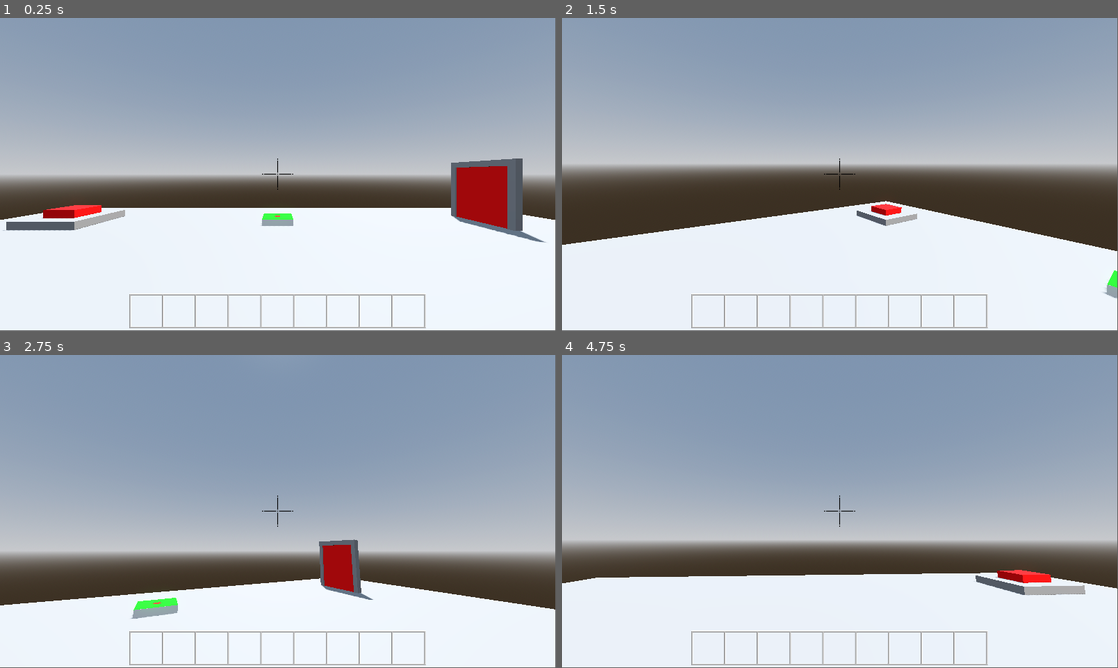
Above: before the commit, frames 1-4 (two rows, left to right).
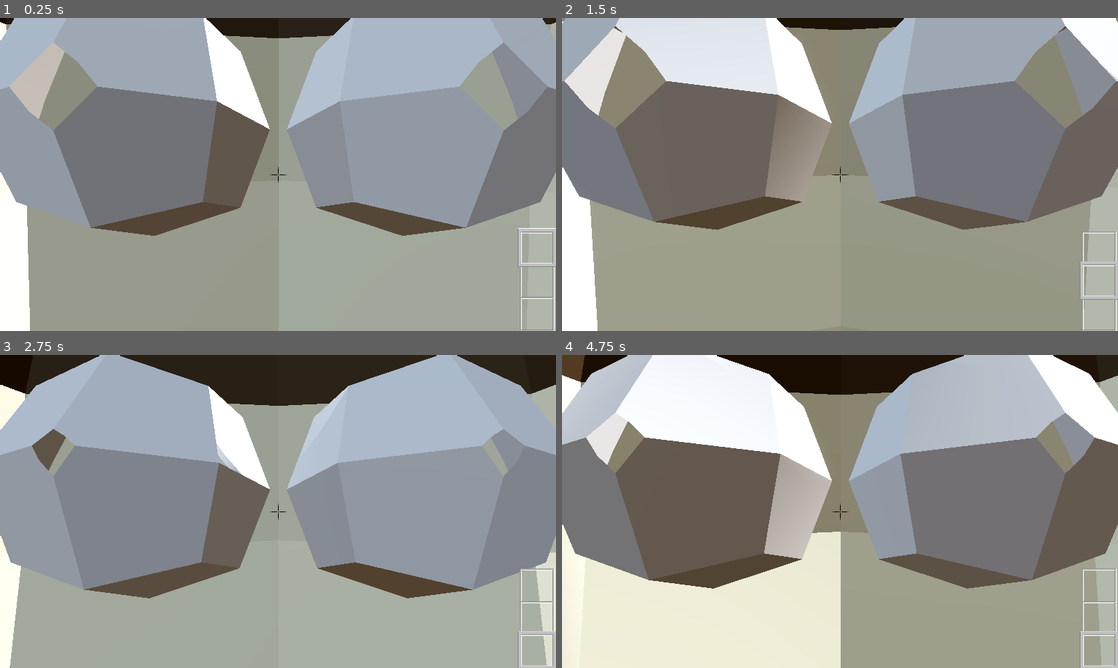
Above: after the commit, the same moments.

Repository: Stevenso2/Karson
Game: Godot game, scene res://assets/World.tscn
Same seed, same stepped clock (60 frames per second), same inputs: the game is played once before the commit and once after it.
Inputs (mouse positions are in pixels of both pictures, inside the frame that each line leads up to):
- Up to frame 1 (0.25 s): no input
- Up to frame 2 (1.5 s): tap Enter (Enter, bound only after the commit) at 0.5 s; move the mouse to (867, 171) at 0.52 s; tap 1 (1) at 0.6 s; tap 2 (2) at 0.8, 1.35 s; tap Space (U) at 1.25 s; move the mouse to (812, 174) at 1.27 s
- Up to frame 3 (2.75 s): tap 3 (3) at 1.55, 2.1 s; move the mouse to (289, 505) at 2.02 s; tap 4 (4) at 2.3 s
- Up to frame 4 (4.75 s): tap Enter (Enter, bound only after the commit) at 2.75 s; move the mouse to (834, 514) at 2.77 s; tap 4 (4) at 2.85 s; tap 5 (5) at 3.05, 3.6 s; tap Space (U) at 3.5 s; move the mouse to (878, 514) at 3.52 s; tap 6 (6) at 3.8, 4.35 s; move the mouse to (795, 508) at 4.27 s; tap 7 (7) at 4.55 s
In our replay, the window is 799x449 before the commit and 800x450 after it. These sizes can differ from the game's own. Grey fills any space a smaller window leaves; there, only what the larger window draws over its background counts as a difference.

The runs differ from the first frame. In frame 1, 88% of the frame differs, in the area x 0-100%, y 0-100%; in frame 2, 90%; in frame 3, 90%; in frame 4, 95%.

Commit message:
fixed a problem with pull request having old files
- manualy added files from Main branch
- manualy changed some files to megre both sides

Diff:
--- a/assets/World.tscn
+++ b/assets/World.tscn
@@ -18,10 +18,8 @@
 tonemap_mode = 2
 glow_enabled = true
 
-[sub_resource type="QuadMesh" id="QuadMesh_xgn34"]
-size = Vector2(20, 20)
-subdivide_width = 21
-subdivide_depth = 21
+[sub_resource type="BoxMesh" id="BoxMesh_c4wb8"]
+size = Vector3(30, 30, 1)
 
 [sub_resource type="HeightMapShape3D" id="HeightMapShape3D_p3buv"]
 map_width = 21
@@ -42,11 +40,12 @@
 [node name="Terrain" type="StaticBody3D" parent="."]
 
 [node name="MeshInstance3D" type="MeshInstance3D" parent="Terrain"]
-transform = Transform3D(1, 0, 0, 0, -4.37114e-08, 1, 0, -1, -4.37114e-08, 0, 0, 0)
-mesh = SubResource("QuadMesh_xgn34")
+transform = Transform3D(1, 0, 0, 0, -4.37114e-08, 1, 0, -1, -4.37114e-08, 0, -0.5, 0)
+mesh = SubResource("BoxMesh_c4wb8")
 skeleton = NodePath("../..")
 
 [node name="CollisionShape3D" type="CollisionShape3D" parent="Terrain"]
+transform = Transform3D(1.5, 0, 0, 0, 1.5, 0, 0, 0, 1.5, 0, 0, 0)
 shape = SubResource("HeightMapShape3D_p3buv")
 
 [node name="Button" parent="." instance=ExtResource("2_j6cc0")]
--- a/assets/hud.tscn
+++ b/assets/hud.tscn
@@ -1,9 +1,16 @@
-[gd_scene load_steps=5 format=3 uid="uid://d0nli7fikwkrr"]
+[gd_scene load_steps=7 format=3 uid="uid://d0nli7fikwkrr"]
 
-[ext_resource type="Script" path="res://scrips/hud.gd" id="1_10lh8"]
+[ext_resource type="Script" uid="uid://dyo7bvj7puxoq" path="res://scrips/hud.gd" id="1_10lh8"]
 [ext_resource type="Texture2D" uid="uid://cmaqtule8dspn" path="res://assets/Hotbar.png" id="1_pmtsm"]
 [ext_resource type="Texture2D" uid="uid://coqocwhnl554b" path="res://assets/selector.png" id="6_vpngi"]
 [ext_resource type="Texture2D" uid="uid://budepvfqr6ayb" path="res://assets/crosshair.png" id="8_q53yv"]
+
+[sub_resource type="InputEventKey" id="InputEventKey_18kdl"]
+device = -1
+keycode = 4194309
+
+[sub_resource type="Shortcut" id="Shortcut_cwq6o"]
+events = [SubResource("InputEventKey_18kdl")]
 
 [node name="Hud" type="Control"]
 layout_mode = 3
@@ -15,15 +22,19 @@
 script = ExtResource("1_10lh8")
 
 [node name="Hotbar" type="Sprite2D" parent="."]
-position = Vector2(576, 608)
+position = Vector2(1113, 545)
+rotation = 1.5708
 texture = ExtResource("1_pmtsm")
 
 [node name="Selector" type="Sprite2D" parent="."]
-position = Vector2(304, 608)
+position = Vector2(1113, 479)
 texture = ExtResource("6_vpngi")
 
 [node name="Crosshair" type="Sprite2D" parent="."]
+texture_filter = 1
+texture_repeat = 1
 position = Vector2(576, 324)
+scale = Vector2(0.5, 0.5)
 texture = ExtResource("8_q53yv")
 
 [node name="Menu" type="Sprite2D" parent="."]
@@ -42,5 +53,6 @@
 grow_vertical = 2
 scale = Vector2(2.74, 2.74)
 pivot_offset = Vector2(90.95, 15.5)
+shortcut = SubResource("Shortcut_cwq6o")
 text = "QUIT"
 clip_text = true
--- a/assets/player.tscn
+++ b/assets/player.tscn
@@ -1,16 +1,14 @@
 [gd_scene load_steps=5 format=3 uid="uid://4r8al3ot2h5v"]
 
-[ext_resource type="Script" path="res://scrips/player.gd" id="1_enlmb"]
+[ext_resource type="Script" uid="uid://bkgl375chs7hs" path="res://scrips/player.gd" id="1_enlmb"]
 [ext_resource type="PackedScene" uid="uid://d0nli7fikwkrr" path="res://assets/hud.tscn" id="2_2tde0"]
+[ext_resource type="PackedScene" uid="uid://iky2s84x7o3w" path="res://Models/Karlson Himself.gltf" id="2_insbl"]
 
 [sub_resource type="CapsuleShape3D" id="CapsuleShape3D_irju7"]
 radius = 0.3
 height = 1.8
 
-[sub_resource type="BoxMesh" id="BoxMesh_njv0q"]
-size = Vector3(0.6, 1.8, 0.6)
-
-[node name="Player" type="CharacterBody3D" groups=["PObj"]]
+[node name="Player" type="CharacterBody3D"]
 disable_mode = 1
 collision_layer = 3
 collision_mask = 3
@@ -18,16 +16,15 @@
 axis_lock_angular_z = true
 script = ExtResource("1_enlmb")
 
+[node name="Player_Body" parent="." instance=ExtResource("2_insbl")]
+transform = Transform3D(-0.28, 0, 2.44784e-08, 0, 0.28, 0, -2.44784e-08, 0, -0.28, 0, 0.1, 0)
+
 [node name="CollisionShape3D" type="CollisionShape3D" parent="."]
 transform = Transform3D(1, 0, 0, 0, 1, 0, 0, 0, 1, 0, 0.9, 0)
 shape = SubResource("CapsuleShape3D_irju7")
 
-[node name="MeshInstance3D" type="MeshInstance3D" parent="."]
-transform = Transform3D(1, 0, 0, 0, 1, 0, 0, 0, 1, 0, 0.9, 0)
-mesh = SubResource("BoxMesh_njv0q")
-
 [node name="Camera3D" type="Camera3D" parent="."]
-transform = Transform3D(1, 0, 0, 0, 1, 0, 0, 0, 1, 0, 1.65, 0)
+transform = Transform3D(1, 0, 0, 0, 1, 0, 0, 0, 1, 0, 1.6804, -0.16235)
 current = true
 
 [node name="Hud" parent="Camera3D" instance=ExtResource("2_2tde0")]
--- a/project.godot
+++ b/project.godot
@@ -12,12 +12,18 @@
 
 config/name="Noslrak"
 run/main_scene="res://assets/World.tscn"
-config/features=PackedStringArray("4.3", "Forward Plus")
+config/features=PackedStringArray("4.4", "Forward Plus")
 config/icon="res://icon.svg"
+config/snap_controls_to_pixels=true
+config/default_font_multichannel_signed_distance_field=false
 
 [autoload]
 
 global="*res://scrips/global.gd"
+
+[display]
+
+window/stretch/mode="viewport"
 
 [global_group]
 
@@ -114,6 +120,11 @@
 "events": [Object(InputEventKey,"resource_local_to_scene":false,"resource_name":"","device":-1,"window_id":0,"alt_press …(191 unchanged characters)…
 ]
 }
+Enter={
+"deadzone": 0.5,
+"events": [Object(InputEventKey,"resource_local_to_scene":false,"resource_name":"","device":-1,"window_id":0,"alt_pressed":false,"shift_pressed":false,"ctrl_pressed":false,"meta_pressed":false,"pressed":false,"keycode":0,"physical_keycode":4194309,"key_label":0,"unicode":0,"location":0,"echo":false,"script":null)
+]
+}
 "REMOVE ON FINAL"={
 "deadzone": 0.5,
 "events": [Object(InputEventKey,"resource_local_to_scene":false,"resource_name":"","device":-1,"window_id":0,"alt_press …(195 unchanged characters)…
--- a/scrips/hud.gd
+++ b/scrips/hud.gd
@@ -4,7 +4,7 @@
 @onready var menu: Sprite2D = $Menu
 @onready var quit: Button = $Menu/Quit
 
-var offset = 304
+var offset = 475
 var jump_by = 68
 
 # Called every frame. 'delta' is the elapsed time since the previous frame.
@@ -16,7 +16,7 @@
 	if Input.is_action_just_pressed("3"):
 		global.current_Block = 2
 	if Input.is_action_just_pressed("4"):
-		global.current_Block = 3
+		pass
 	if Input.is_action_just_pressed("5"):
 		pass
 	if Input.is_action_just_pressed("6"):
@@ -30,18 +30,18 @@
 
 	if Input.is_action_just_pressed("SU"):
 		global.current_Block += 1
-		if global.current_Block >= 3:
+		if global.current_Block >= 2:
 			global.current_Block = 0
 	if Input.is_action_just_pressed("SD"):
 		global.current_Block -= 1
 		if global.current_Block <= 0:
-			global.current_Block = 3
-
+			global.current_Block = 2
+#	somehow fix the scroll problem i am a dum dum to fix it
 	if global.pause:
 		menu.show()
-		if quit.button_pressed:
+		if quit.button_pressed || Input.is_action_just_pressed("Enter"):
 			get_tree().quit()
 	else:
 		menu.hide()
 
-	selector.position.x = offset * jump_by
+	selector.position.y = offset + global.current_Block * jump_by
--- a/scrips/player.gd
+++ b/scrips/player.gd
@@ -5,7 +5,7 @@
 const SPEED = 500.0
 const JUMP_VELOCITY = 300.0
 
-const sensitivity = 1
+const sensitivity = 0.55
 
 var rot_x = 0
 var rot_y = 0
Binary file changed: assets/Hotbar.png
